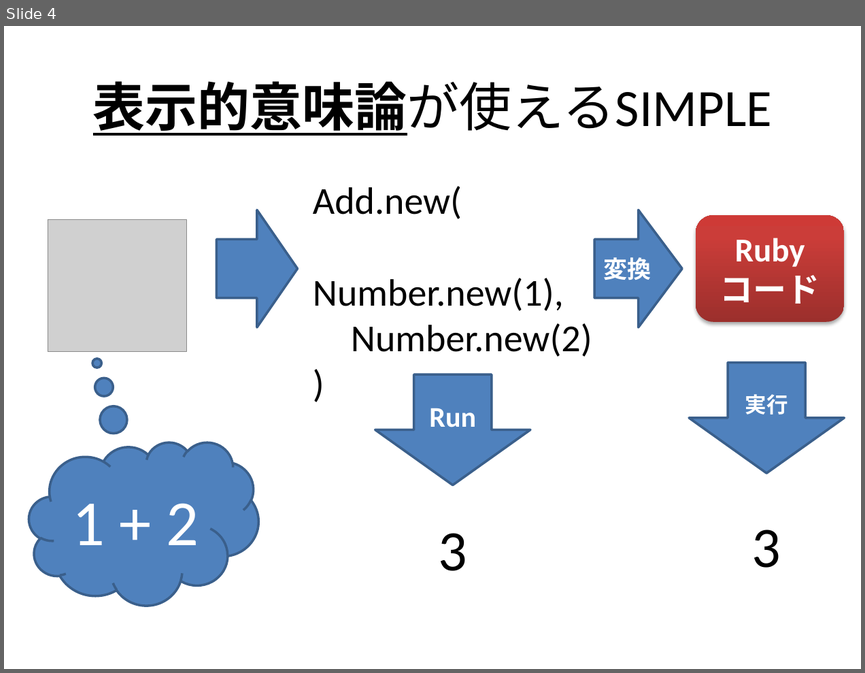
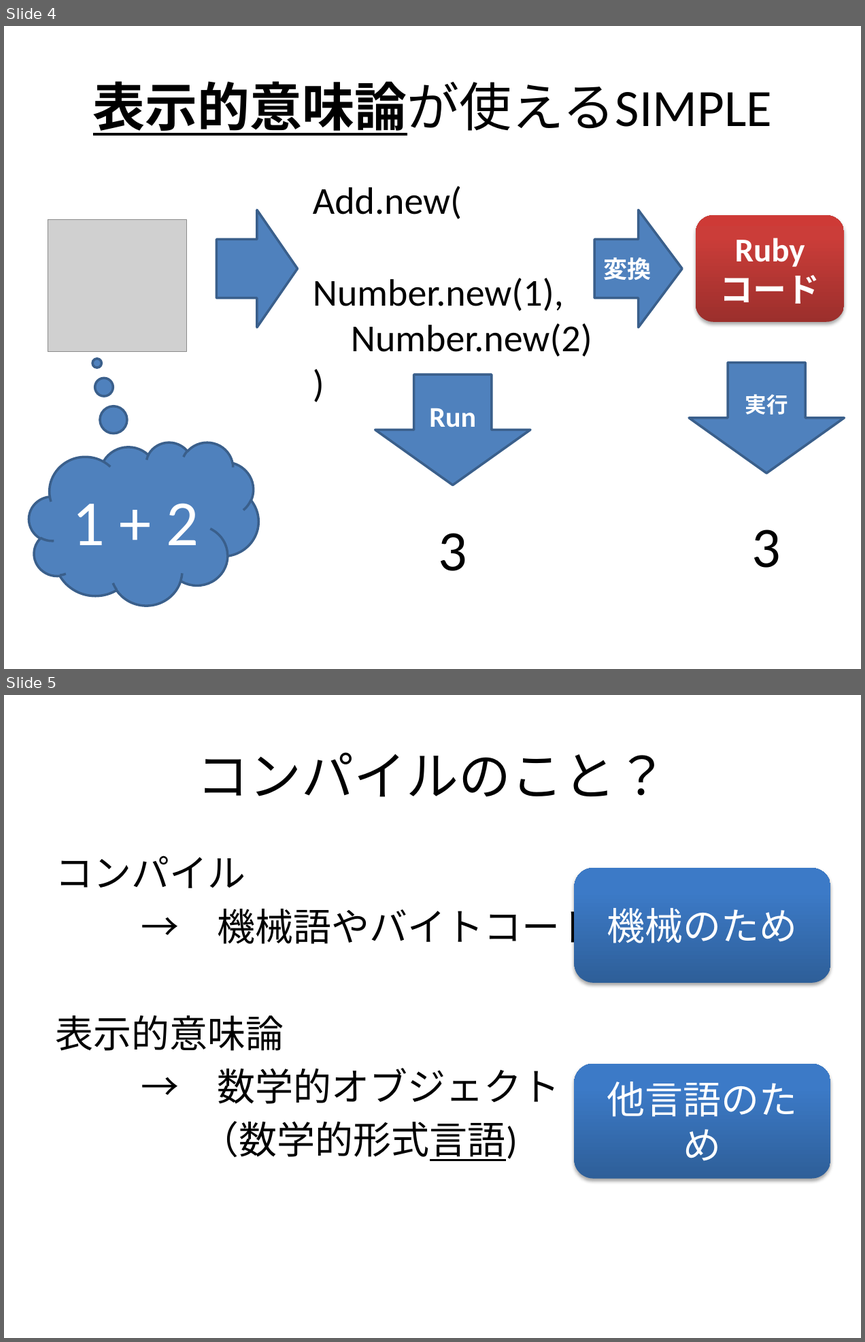
Before and after one commit to class-snct-rikitakelab/Understanding-Computation, a slide deck: material/denotational_semantics.pptx. Shown one above the other, each under a label of ours: slide 4 before the commit, slides 4 and 5 after it. The pictures are 865x673 and 865x1342 pixels, drawn with LibreOffice and Linux fonts; fonts in the diff are those of the drawing; grey boxes stand for pictures. Boxes give left, top, right and bottom in pixels: in the first picture for what was removed or moved away, otherwise in the second. Text is boxed around its words. In the diff, an @@ line names an element or a change of style, - is before the commit and + after.

Commit message:
ppt

```diff
--- a/material/denotational_semantics.pptx
+++ b/material/denotational_semantics.pptx
@@ slide 5 added at (4,695,861,1338), background #FFFFFF @@
@@ title added at (196,752,668,797), 44 pt, text #000000 @@
+コンパイルのこと？
@@ text added at (56,855,598,1161), 32 pt, text #000000 @@
+コンパイル
+→ 機械語やバイトコード
+表示的意味論
+→ 数学的オブジェクト
+（数学的形式言語)
@@ rounded rectangle added at (574,868,830,983), fill gradient #2F5F99 to #3D7CC7 to #3A7CCB, 32 pt, text #FFFFFF @@
+機械のため
@@ rounded rectangle added at (574,1064,830,1178), fill gradient #2F5F99 to #3D7CC7 to #3A7CCB, 32 pt, text #FFFFFF @@
+他言語のため
```
Also in this commit, not shown: 1 other file.
